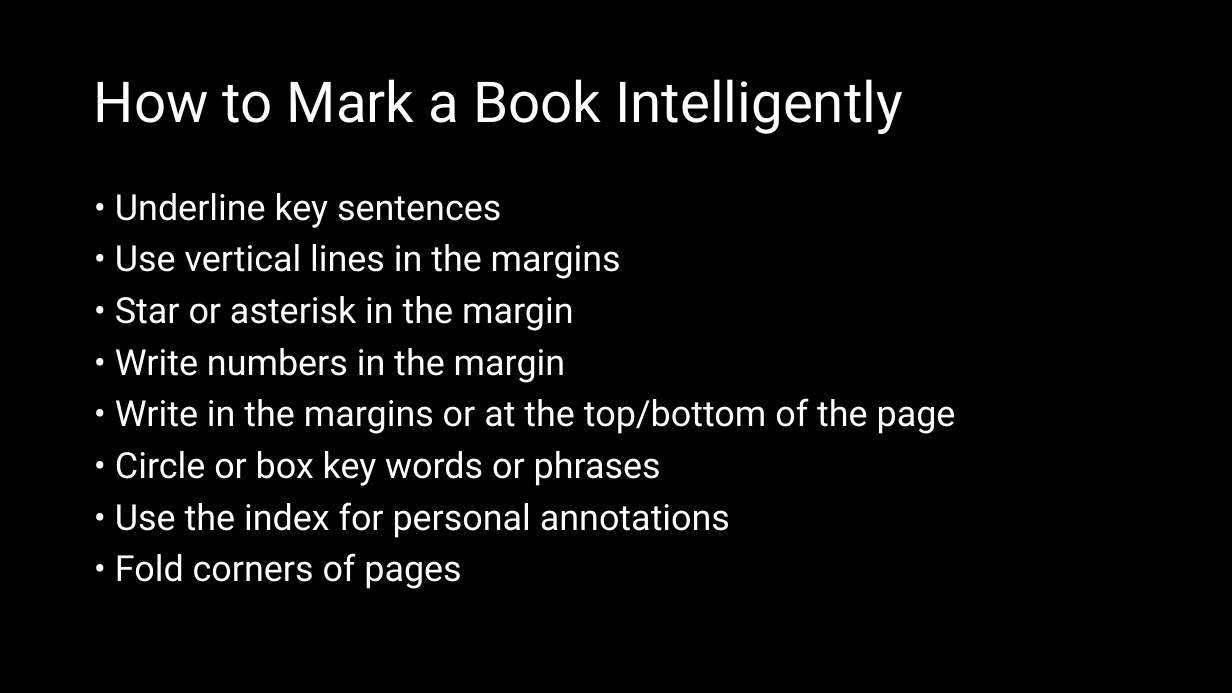
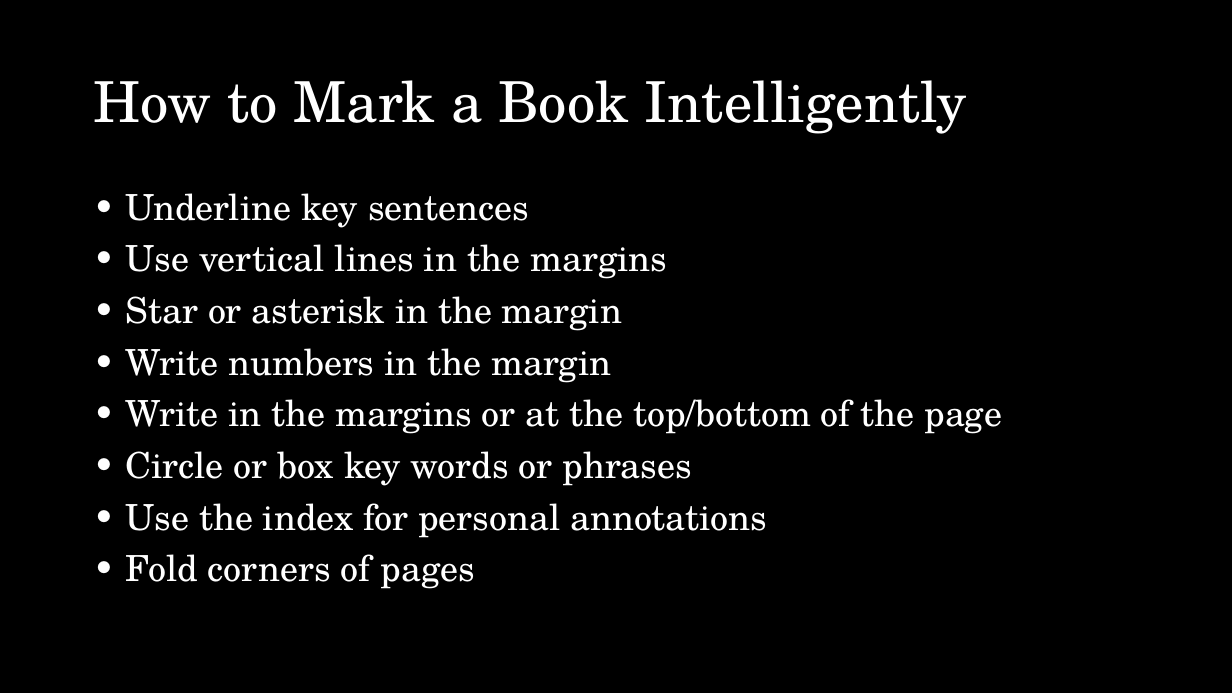
Before and after one commit to shafiqr-kmsw/matricphys, a slide deck: slide 82 of howtoreadbook/slides.pptx. Drawn at 1232x693 pixels with LibreOffice and Linux fonts; fonts in the diff are those of the drawing. Boxes give left, top, right and bottom in pixels: in the first picture for what was removed or moved away, otherwise in the second. Text is boxed around its words. In the diff, an @@ line names an element or a change of style, - is before the commit and + after.

```diff
--- a/howtoreadbook/slides.pptx
+++ b/howtoreadbook/slides.pptx
@@ title "How to Mark a Book ..." at box(94, 80, 967, 134): font Roboto to TeX Gyre Schola @@
@@ text "• Underline key sentences" at box(126, 193, 1002, 589): font Roboto to TeX Gyre Schola @@
```
Also in this commit, not shown: 8 other slides changed, 1 other file.
